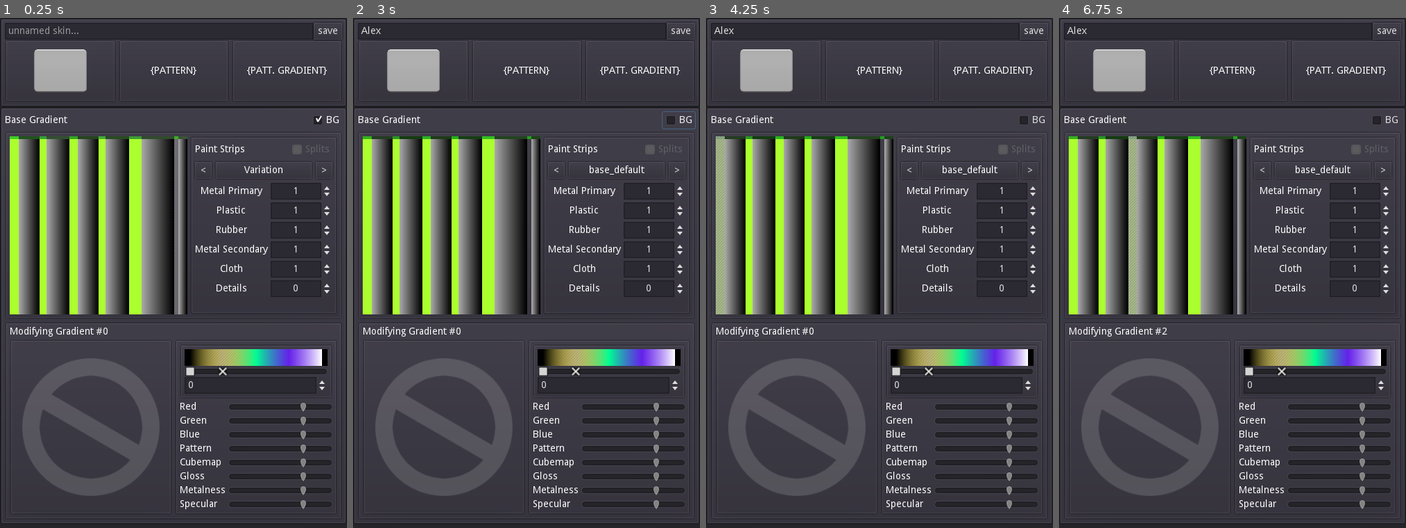
Above: before the commit, frames 1-4 (left to right).
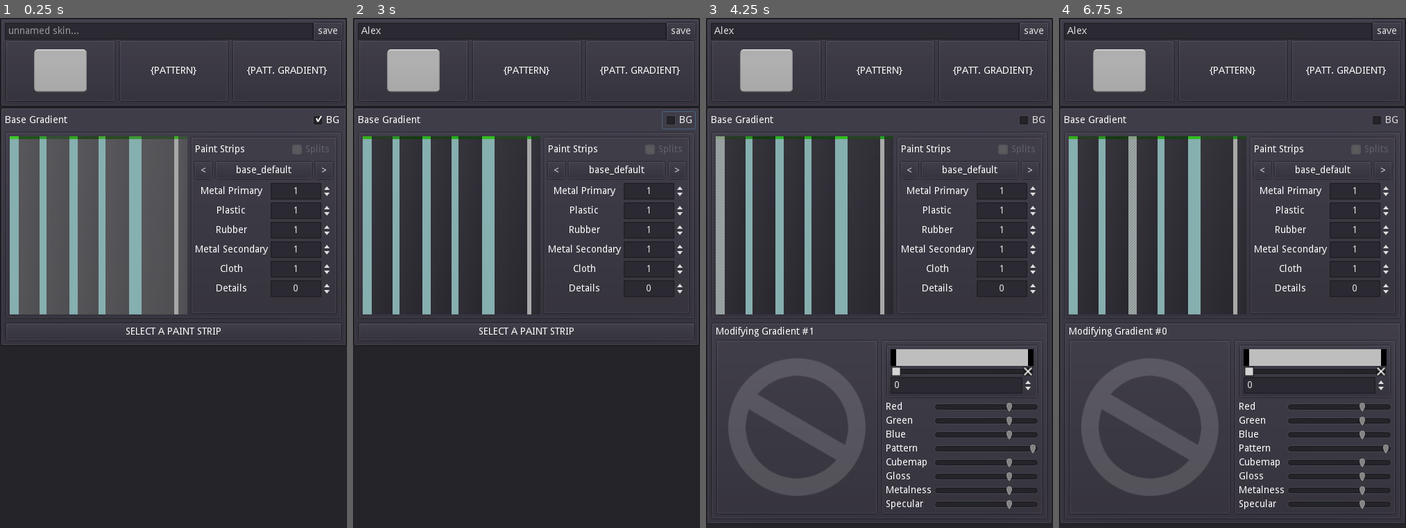
Above: after the commit, the same moments.

Repository: RexTheWho/Payday2MaterialMaker
Game: Godot game, scene res://ROOT.tscn
The game is run twice, just before and just after one commit, with the same random seed, the same clock (stepped at 60 frames per second) and the same inputs. This scene is started directly instead of the project's main scene.
Inputs (mouse positions are in pixels of both pictures, inside the frame that each line leads up to):
- Up to frame 1 (0.25 s): no input
- Up to frame 2 (3 s): click (512, 33) at 0.52 s; type "Alex" at 0.6 s; click "<" at 1.25 s; click ">" at 2 s; click "BG" at 2.75 s
- Up to frame 3 (4.25 s): click (719, 227) at 3.5 s
- Up to frame 4 (6.75 s): click (1086, 227) at 4.25 s; click (1100, 227) at 5 s; click (1117, 227) at 5.75 s; click (1131, 227) at 6.5 s

The runs differ from the first frame. In frame 1, 34% of the frame differs, in the area x 0-100%, y 23-100%; in frame 2, 34%; in frame 3, 16%; in frame 4, 16%.

Commit message:
More work + documenting files

Diff:
--- a/DEV/GradientTestSlider/GradientTestSlider.tscn
+++ b/DEV/GradientTestSlider/GradientTestSlider.tscn
@@ -13,11 +13,12 @@
 border_color = Color( 0, 0, 0, 1 )
 
 [sub_resource type="Gradient" id=2]
-offsets = PoolRealArray( 0, 0.25, 0.5, 0.75, 1 )
-colors = PoolColorArray( 0, 0, 0, 1, 1, 0.866667, 0, 0.258824, 0, 1, 0.576471, 1, 0.337255, 0, 1, 0.784314, 1, 1, 1, 1 )
+offsets = PoolRealArray( 0 )
+colors = PoolColorArray( 0.75, 0.75, 0.75, 1 )
 
 [sub_resource type="GradientTexture" id=3]
 gradient = SubResource( 2 )
+width = 256
 
 [sub_resource type="StyleBoxEmpty" id=4]
 
@@ -41,12 +42,12 @@
 [node name="VBoxContainer" type="VBoxContainer" parent="."]
 margin_left = 7.0
 margin_top = 7.0
-margin_right = 473.0
+margin_right = 493.0
 margin_bottom = 78.0
 custom_constants/separation = 0
 
 [node name="PanelContainer" type="PanelContainer" parent="VBoxContainer"]
-margin_right = 466.0
+margin_right = 486.0
 margin_bottom = 27.0
 rect_min_size = Vector2( 0, 24 )
 size_flags_horizontal = 3
@@ -56,7 +57,7 @@
 [node name="TextureRect2" type="TextureRect" parent="VBoxContainer/PanelContainer"]
 material = ExtResource( 4 )
 margin_left = 8.0
-margin_right = 458.0
+margin_right = 478.0
 margin_bottom = 27.0
 texture = ExtResource( 5 )
 expand = true
@@ -64,7 +65,7 @@
 
 [node name="TextureRect" type="TextureRect" parent="VBoxContainer/PanelContainer"]
 margin_left = 8.0
-margin_right = 458.0
+margin_right = 478.0
 margin_bottom = 27.0
 size_flags_horizontal = 3
 size_flags_vertical = 3
@@ -73,12 +74,12 @@
 
 [node name="PanelContainer2" type="PanelContainer" parent="VBoxContainer"]
 margin_top = 27.0
-margin_right = 466.0
+margin_right = 486.0
 margin_bottom = 43.0
 custom_styles/panel = SubResource( 4 )
 
 [node name="HSliderGhost1" type="HSlider" parent="VBoxContainer/PanelContainer2"]
-margin_right = 466.0
+margin_right = 486.0
 margin_bottom = 16.0
 size_flags_horizontal = 3
 size_flags_vertical = 3
@@ -95,7 +96,7 @@
 }
 
 [node name="HSliderGhost0" type="HSlider" parent="VBoxContainer/PanelContainer2"]
-margin_right = 466.0
+margin_right = 486.0
 margin_bottom = 16.0
 size_flags_horizontal = 3
 size_flags_vertical = 3
@@ -112,7 +113,7 @@
 }
 
 [node name="HSlider" type="HSlider" parent="VBoxContainer/PanelContainer2"]
-margin_right = 466.0
+margin_right = 486.0
 margin_bottom = 16.0
 size_flags_horizontal = 3
 size_flags_vertical = 3
@@ -129,7 +130,7 @@
 
 [node name="SpinBox" type="SpinBox" parent="VBoxContainer"]
 margin_top = 43.0
-margin_right = 466.0
+margin_right = 486.0
 margin_bottom = 71.0
 size_flags_horizontal = 3
 size_flags_vertical = 3
--- a/DEV/PaintMaker.gd
+++ b/DEV/PaintMaker.gd
@@ -6,6 +6,8 @@
 	_set_paint_gaps(true)
 	_connect_everything()
 
+
+# This is very busted due to 256 not being divisible by 6- Look into a better option. Or just remove it.
 func _set_paint_gaps(proper:bool):
 	for i in REF.paint_strips.size():
 		var ref_data = REF.paint_strips[i]
@@ -26,19 +28,36 @@
 				wear_button.rect_min_size.x = 21
 
 
+# I think this is fine- need to go over it.
 func _on_material_selected(index:int, is_wear:bool):
 	# Replace this with a selector to refresh gradient sliders.
 #	get_parent().get_parent().get_parent()._draw_changes()
 	emit_signal("selected_new_material", index, is_wear)
 
 
+# I dont know if this is used anymore.
 func _on_PanelLayoutEditor_toggle_paintstrip_gap_modes(mode:bool):
 	_set_paint_gaps(mode)
 
 
+# Initial connections, not accurate
 func _connect_everything():
 	for i in range(6):
-		if get_node( "Buttons/Mat" + str(i+1) ).connect("pressed", self, "_on_material_selected", [i, false]) != OK:
+		if get_node( "Buttons/Mat" + str(i+1) ).connect("pressed", self, "_on_material_selected", [0, false]) != OK:
 			push_warning("Failed to connect")
-		if get_node( "Buttons/Wear" + str(i+1) ).connect("pressed", self, "_on_material_selected", [i, true]) != OK:
+		if get_node( "Buttons/Wear" + str(i+1) ).connect("pressed", self, "_on_material_selected", [0, true]) != OK:
 			push_warning("Failed to connect")
+
+
+# Take the strip_index and set the material to open its gradient_index item.
+func set_strip_index_to_new_gradient(strip_index:int, gradient_index:int):
+	var mint = get_node( "Buttons/Mat" + str(strip_index+1) )
+	var wear = get_node( "Buttons/Wear" + str(strip_index+1) )
+
+	mint.disconnect("pressed", self, "_on_material_selected")
+	wear.disconnect("pressed", self, "_on_material_selected")
+
+	if mint.connect("pressed", self, "_on_material_selected", [gradient_index, false]) != OK:
+		push_warning("Failed to connect")
+	if wear.connect("pressed", self, "_on_material_selected", [gradient_index, true]) != OK:
+		push_warning("Failed to connect")
--- a/DEV/PanelCanvas.gd
+++ b/DEV/PanelCanvas.gd
@@ -1,18 +1,42 @@
 extends PanelContainer
+
+signal material_update(strip_index, gradient_index)
+
+enum paint_strip_idx{paint_strips_mint, paint_strips_wear}
+
+const default_rand_range1 = 0.5
+const default_rand_range2 = 0.8
 
 export(NodePath) var project_manager
 export(NodePath) var result
+export(NodePath) var paint_strip_selector
+
+onready var paint_strips_mint:PoolColorArray = [
+	Color.darkgray,
+	random_controlled_color(default_rand_range1, default_rand_range2, 1.0, 1.0 ),
+	random_controlled_color(default_rand_range1, default_rand_range2, 1.0, 1.0 ),
+	random_controlled_color(default_rand_range1, default_rand_range2, 1.0, 1.0 ),
+	random_controlled_color(default_rand_range1, default_rand_range2, 1.0, 1.0 ),
+	random_controlled_color(default_rand_range1, default_rand_range2, 1.0, 1.0 ),
+]
+var paint_strips_wear:PoolColorArray = [
+	Color(0.1, 0.1, 0.1, 0.25),
+]
 
 func _ready():
 	# Could do with a better handling here
 	if project_manager and get_node(project_manager).connect("export_project", self, "_export_project", []) != OK:
 		push_warning("ERR")
 
+	if paint_strip_selector and connect("material_update", get_node(paint_strip_selector), "set_strip_index_to_new_gradient", []) != OK:
+		push_warning("ERR")
+
 	randomize()
 	for _i in range(2):
 		_draw_changes(REF.material_variations.base_default.rows, true)
 
 
+# Generate files from current project.
 func _export_project(project_name):
 	prints("EXPORT",project_name)
 	var output_loc = REF.get_project_path() + REF.default_generator_path + "/base_gradient/"
@@ -26,16 +50,8 @@
 	var SAV_XML = load("res://Tools/export_skin_xml.gd").new()
 	SAV_XML.export_merged_xml( REF.get_project_path() + "main.xml" )
 
-const TEMP_COLORS = [
-	Color(0.1, 0.1, 0.1, 0),
-	Color.greenyellow,
-	Color.blue,
-	Color.red,
-	Color.green,
-	Color.orangered,
-	Color.cyan,
-]
-
+
+# Return an Image from paint strips, 'exporting' false changes the distribution of row colors.
 func _draw_changes(index:Array, exporting:bool):
 	var working_image = Image.new()
 	working_image.create(256, 256, false, Image.FORMAT_RGBA8)
@@ -46,11 +62,11 @@
 		var wear_width = REF.get_wear_width(i)
 		var vertical_gradient_range = 256 - REF.mat_data_trim
 
-
 		var trim_color = random_trim_color(false)
 		var trimwear_color = random_trim_color(true)
-		var wear_color = Color.darkgray
-		var mint_color = TEMP_COLORS[index[i]]
+
+		var mint_color = get_paint_strip(index[i], false)
+		var wear_color = get_paint_strip(index[i], true)
 
 		# COLOR MINT
 		for y in range(vertical_gradient_range):
@@ -90,6 +106,8 @@
 		print("update texture")
 		get_node(result).texture = new_tex
 
+
+# Return an Image from paint strips, 'proper' false changes the distribution of row colors.
 func draw_material_image(index:Array, proper:bool):
 	var material_image = Image.new()
 	material_image.create(256, 256, false, Image.FORMAT_RGBA8)
@@ -109,8 +127,8 @@
 		var vertical_gradient_range = 256 - REF.mat_data_trim
 		var trim_color = random_trim_color(false)
 		var trimwear_color = random_trim_color(true)
-		var wear_color = Color.darkgray
-		var mint_color = TEMP_COLORS[index[i]]
+		var wear_color = get_paint_strip(index[i], true)
+		var mint_color = get_paint_strip(index[i], false)
 
 		# PAINT MINT
 		for y in range(vertical_gradient_range):
@@ -142,20 +160,24 @@
 	material_image.unlock()
 	return material_image
 
+
+#
 func _update_previews(new_tex:Texture):
 	get_node(result).texture = new_tex
 
 
+# Toggle stripped background to show opacity.
 func _on_BackgroundToggle_toggled(button_pressed):
 	$List/PanelContainer/HBoxContainer/Result/BGVisuals.visible = button_pressed
 
 
+# Random gray Color.
 func random_color():
 	var grey = rand_range(1,0)
 	return Color(grey,grey,grey,randi()%2)
-#	return Color(rand_range(1,0),rand_range(1,0),rand_range(1,0),randi()%2)
-
-
+
+
+# Random Color from controlled options.
 func random_controlled_color(rgb_start:float, rgb_end:float, alpha_start:float, alpha_end:float):
 	return Color(
 		rand_range(rgb_start, rgb_end),
@@ -165,6 +187,7 @@
 	)
 
 
+# Randomish color for the top4.
 func random_trim_color(is_wear:bool):
 	var value = Color(
 		rand_range(0.1,0.2),
@@ -176,36 +199,65 @@
 		value.v *= 0.3
 	return value
 
+
+# Math to get a 0-1 float from 2 numbers-ish.
 func get_ratiof(a:float, b:float):
 	return a / (b - 1)
 
 
 
-func _on_MaterialSelect_selected_new_material(mat_index, is_wear):
-	prints("Selected new material", mat_index, is_wear)
+func _on_selected_paint_strip(mat_index, is_wear):
+	prints("Selected new paint strip", mat_index, is_wear)
 	var node = $List/PanelMaterialEditor
 	node.change_current_material(mat_index, is_wear)
 
+
+
 ##### EVERYTHING HERE IS JUST NO!!
 ##### EVERYTHING HERE IS JUST NO!!
 # Current implementation gets updated a ton and lags!
-var temp_class_id
-func _update_on_changed_material_variation_data(class_id):
-	temp_class_id=class_id
-	_asdadad_changes()
+var temp_class_id:Dictionary
+func _update_on_changed_material_variation_data(material_var):
+	print(material_var)
+	temp_class_id = material_var
+	_update_changes()
 
 func _on_PanelLayoutEditor_change_paintstrip_index(strip_index):
-	_asdadad_changes()
-
-func _asdadad_changes():
-	_draw_changes(REF.material_variations[temp_class_id].rows, false)
-
-##### EVERYTHING HERE IS JUST NO!!
-##### EVERYTHING HERE IS JUST NO!!
-
+	prints("PLEi", strip_index[temp_class_id["id"]].rows)
+	_update_changes()
+
+func _update_changes():
+	for i in temp_class_id.rows:
+		emit_signal("material_update", i, temp_class_id.rows[i])
+	if !temp_class_id:
+		_draw_changes(REF.material_variations["base_default"].rows, false)
+	else:
+		_draw_changes(temp_class_id.rows, false)
+##### EVERYTHING HERE IS JUST NO!!
+##### EVERYTHING HERE IS JUST NO!!
+
+
+# Unsure if used.
 func _on_PanelMaterialEditor_updated_material():
-	print("UPD")
-
-
+	print("_on_PanelMaterialEditor_updated_material")
+	breakpoint # Lets see if it breaks
+
+
+# Paintstrip gap issues
 func _on_PanelLayoutEditor_toggle_paintstrip_gap_modes(mode):
 	_update_previews( draw_material_image(REF.material_variations.base_default.rows, mode) )
+
+
+# Return a paintstrip- Current implementation only does Color, later needs to be swapped to Gradient.
+func get_paint_strip(index:int, wear:bool):
+	var paint_strips:Array
+
+	if !wear:
+		paint_strips = paint_strips_mint
+	else:
+		paint_strips = paint_strips_wear
+
+	if index > paint_strips.size()-1:
+		return paint_strips[0]
+	else:
+		return paint_strips[index]
--- a/DEV/PanelCanvas.tscn
+++ b/DEV/PanelCanvas.tscn
@@ -17,6 +17,7 @@
 "_edit_use_anchors_": false
 }
 result = NodePath("List/PanelContainer/HBoxContainer/Result")
+paint_strip_selector = NodePath("List/PanelContainer/HBoxContainer/Result/MaterialSelect")
 
 [node name="List" type="VBoxContainer" parent="."]
 margin_left = 7.0
@@ -206,9 +207,9 @@
 margin_bottom = 586.0
 
 [connection signal="toggled" from="List/TitleBar/BackgroundToggle" to="." method="_on_BackgroundToggle_toggled"]
-[connection signal="selected_new_material" from="List/PanelContainer/HBoxContainer/Result/MaterialSelect" to="." method="_on_MaterialSelect_selected_new_material"]
+[connection signal="selected_new_material" from="List/PanelContainer/HBoxContainer/Result/MaterialSelect" to="." method="_on_selected_paint_strip"]
 [connection signal="change_material_variation" from="List/PanelContainer/HBoxContainer/PanelLayoutEditor" to="." method="_update_on_changed_material_variation_data"]
 [connection signal="change_paintstrip_index" from="List/PanelContainer/HBoxContainer/PanelLayoutEditor" to="." method="_on_PanelLayoutEditor_change_paintstrip_index"]
+[connection signal="toggle_paintstrip_gap_modes" from="List/PanelContainer/HBoxContainer/PanelLayoutEditor" to="List/PanelContainer/HBoxContainer/Result/MaterialSelect" method="_on_PanelLayoutEditor_toggle_paintstrip_gap_modes"]
 [connection signal="toggle_paintstrip_gap_modes" from="List/PanelContainer/HBoxContainer/PanelLayoutEditor" to="." method="_on_PanelLayoutEditor_toggle_paintstrip_gap_modes"]
-[connection signal="toggle_paintstrip_gap_modes" from="List/PanelContainer/HBoxContainer/PanelLayoutEditor" to="List/PanelContainer/HBoxContainer/Result/MaterialSelect" method="_on_PanelLayoutEditor_toggle_paintstrip_gap_modes"]
 [connection signal="updated_material" from="List/PanelMaterialEditor" to="." method="_on_PanelMaterialEditor_updated_material"]
--- a/DEV/PanelLayoutEditor.gd
+++ b/DEV/PanelLayoutEditor.gd
@@ -12,8 +12,7 @@
 	_update_spinbox_min_max(6)
 	_update_spinbox_values()
 	_connect_spinbox_value_changes()
-
-
+	$MainV/VariationBox/PanelContainer/Label.text = current_mat_class
 
 
 func _update_material_tweaker_values(group:String):
@@ -35,18 +34,19 @@
 func _on_Previous_pressed():
 	current_mat_class = get_previous_class()
 	$MainV/VariationBox/PanelContainer/Label.text = current_mat_class
-	emit_signal("change_material_variation", current_mat_class)
+#	emit_signal("change_material_variation", current_mat_class)
+	emit_signal("change_material_variation", modified_material_variations[current_mat_class])
 
 
 func _on_Next_pressed():
 	current_mat_class = get_next_class()
 	$MainV/VariationBox/PanelContainer/Label.text = current_mat_class
-	emit_signal("change_material_variation", current_mat_class)
+#	emit_signal("change_material_variation", current_mat_class)
+	emit_signal("change_material_variation", modified_material_variations[current_mat_class])
 
 
 func _on_PanelLayoutEditor_change_material_variation(_material_var):
 	_update_spinbox_values()
-
 
 
 func get_next_class():
@@ -57,10 +57,12 @@
 	else:
 		return classes[curr_idx+1]
 
+
 func get_previous_class():
 	var classes = modified_material_variations.keys()
 	var curr_idx = classes.find(current_mat_class)
 	return classes[curr_idx-1]
+
 
 func _update_spinbox_values():
 	for i in 6:
@@ -68,6 +70,7 @@
 		if node:
 			var new_value = modified_material_variations[current_mat_class].rows[i]
 			node.value = new_value
+
 
 func _update_spinbox_min_max(new_max:int):
 	for i in range(6):
@@ -82,7 +85,9 @@
 		if node and node.connect("value_changed", self, "_updated_paintstrip_index", [i]) != OK:
 			push_warning("Paint Strip Spinboxes not linked!")
 
+
 func _updated_paintstrip_index(value:int, pos_in_index:int):
+	prints("updated paintstrip index", pos_in_index, "to", value)
 	modified_material_variations[current_mat_class].rows[pos_in_index] = value
 	emit_signal("change_paintstrip_index", modified_material_variations)
 
--- a/DEV/PanelMaterialEditor.gd
+++ b/DEV/PanelMaterialEditor.gd
@@ -4,9 +4,12 @@
 onready var spacial_renderer = $VBoxContainer/HBoxContainer/Result/SpacialRender
 
 func _ready():
-	pass
+	$Label.visible = true
+	$VBoxContainer.visible = false
 
 func change_current_material(idx:int, is_wear:bool):
+	$Label.visible = false
+	$VBoxContainer.visible = true
 	$VBoxContainer/Label.text = "Modifying Gradient #" + str(idx)
 	if is_wear:
 		$VBoxContainer/Label.text += " Wear"
--- a/DEV/PanelMaterialEditor.tscn
+++ b/DEV/PanelMaterialEditor.tscn
@@ -18,7 +18,7 @@
 margin_left = 7.0
 margin_top = 7.0
 margin_right = 473.0
-margin_bottom = 295.0
+margin_bottom = 277.0
 
 [node name="Label" type="Label" parent="VBoxContainer"]
 margin_right = 466.0
@@ -79,5 +79,16 @@
 margin_bottom = 238.0
 required_sliders = [ [ "Red", 0, 1, 0.01 ], [ "Green", 0, 1, 0.01 ], [ "Blue", 0, 1, 0.01 ], [ "Pattern", 0, 1, 0.01 ], [ "Cubemap" ], [ "Gloss" ], [ "Metalness" ], [ "Specular" ] ]
 
+[node name="Label" type="Label" parent="."]
+visible = false
+margin_left = 171.0
+margin_top = 135.0
+margin_right = 309.0
+margin_bottom = 149.0
+size_flags_horizontal = 4
+text = "SELECT A PAINT STRIP"
+align = 1
+valign = 1
+
 [connection signal="changed_gradient_idx" from="VBoxContainer/HBoxContainer/Controls/VBoxContainer/GradientSlider" to="." method="_on_GradientSlider_changed_gradient_idx"]
 [connection signal="updated_values" from="VBoxContainer/HBoxContainer/Controls/VBoxContainer/Sliders" to="." method="_on_Sliders_updated_values"]
--- a/DEV/ToolNodes/Sliders.gd
+++ b/DEV/ToolNodes/Sliders.gd
@@ -17,6 +17,15 @@
 func _ready():
 	for i in required_sliders:
 		_build_slider(i)
+
+	var gradient:Gradient = get_parent().get_node("GradientSlider").get_gradient()
+	var startup_color_data = {
+		Red = gradient.get_color(0).r,
+		Green = gradient.get_color(0).g,
+		Blue = gradient.get_color(0).b,
+		Pattern = gradient.get_color(0).a,
+	}
+	set_data(startup_color_data)
 
 
 func _build_slider(data:Array):
--- a/DEV/Tools/base_gradient_data.gd
+++ b/DEV/Tools/base_gradient_data.gd
@@ -49,30 +49,37 @@
 # formerly mat_classes
 const material_variations = {
 	base_default = {
+		id = "base_default",
 		name = "Default",
 		rows = [1, 1, 1, 1, 1, 0]
 	},
 	base_metal = {
+		id = "base_metal",
 		name = "Metal",
 		rows = [1, 0, 0, 1, 0, 0]
 	},
 	base_plastic = {
+		id = "base_plastic",
 		name = "Plastic",
 		rows = [0, 1, 1, 0, 0, 0]
 	},
 	base_half = {
+		id = "base_half",
 		name = "Half 1",
 		rows = [1, 0, 1, 0, 0, 0]
 	},
 	base_half_02 = {
-		name = "Half 0",
+		id = "base_half_02",
+		name = "Half 2",
 		rows = [0, 1, 0, 1, 0, 0]
 	},
 	base_detail = {
+		id = "base_detail",
 		name = "Detail",
 		rows = [0, 0, 0, 0, 0, 1]
 	},
 	base_variation = {
+		id = "base_variation",
 		name = "Variation",
 		rows = [0, 0, 0, 0, 0, 0]
 	}
